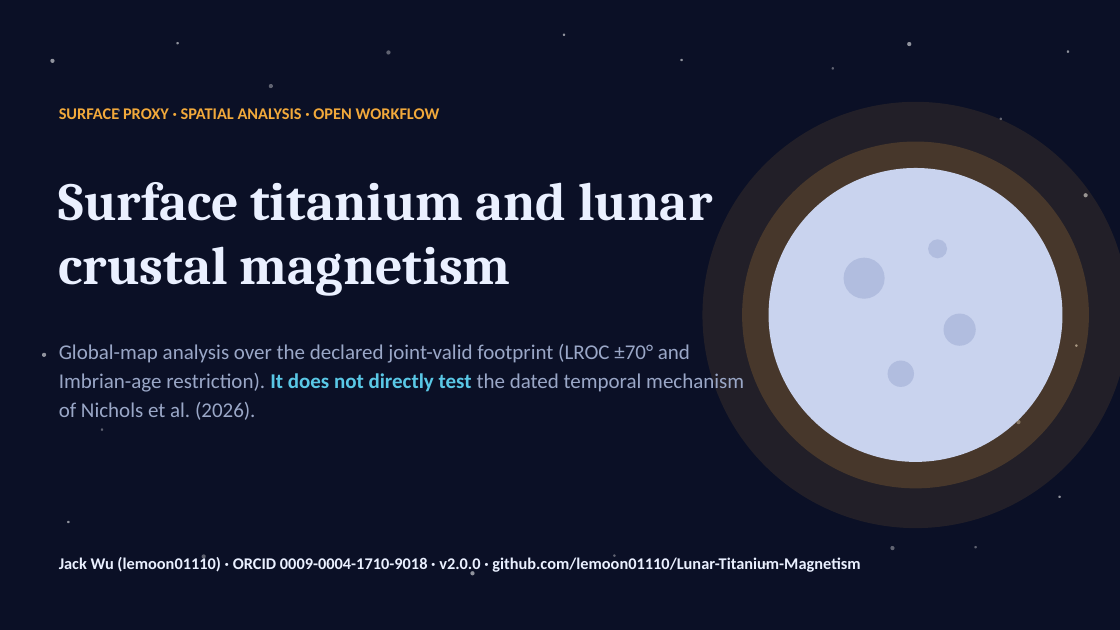
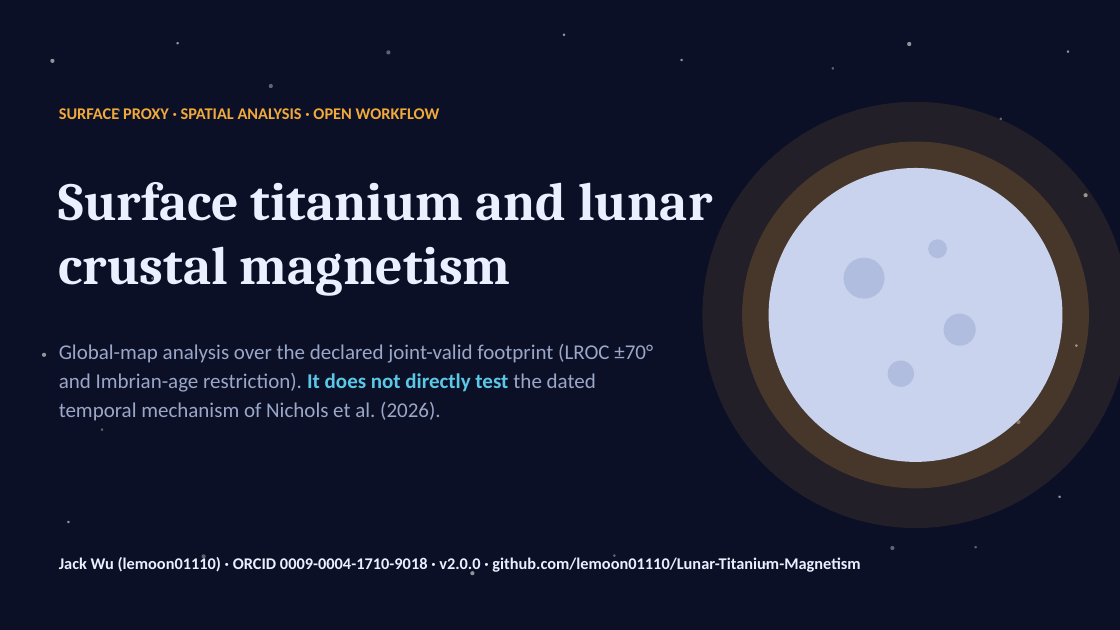
Before and after one commit to lemoon01110/Lunar-Titanium-Magnetism, a slide deck: slide 1 of Paper-and-Pitch/Pitch.pptx. Drawn at 1120x630 pixels with LibreOffice and Linux fonts; fonts in the diff are those of the drawing. Boxes give left, top, right and bottom in pixels: in the first picture for what was removed or moved away, otherwise in the second. Text is boxed around its words. In the diff, an @@ line names an element or a change of style, - is before the commit and + after.

```diff
--- a/Paper-and-Pitch/Pitch.pptx
+++ b/Paper-and-Pitch/Pitch.pptx
@@ text "Global-map analysis over the declared ..." rewrapped from (59,344,744,420) to (59,344,653,421) @@
```
Also in this commit, not shown: 6 other slides changed, 1 other file.
